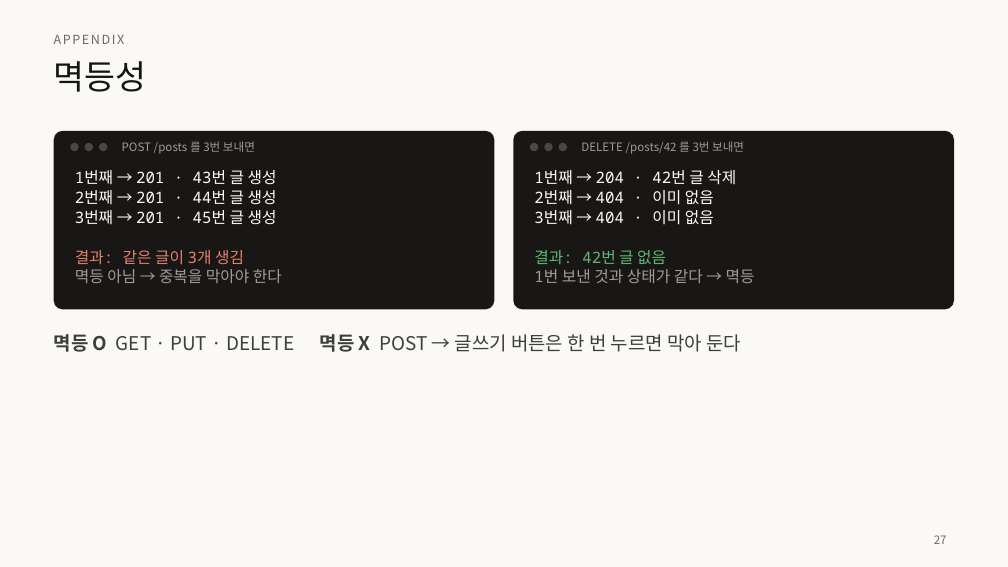
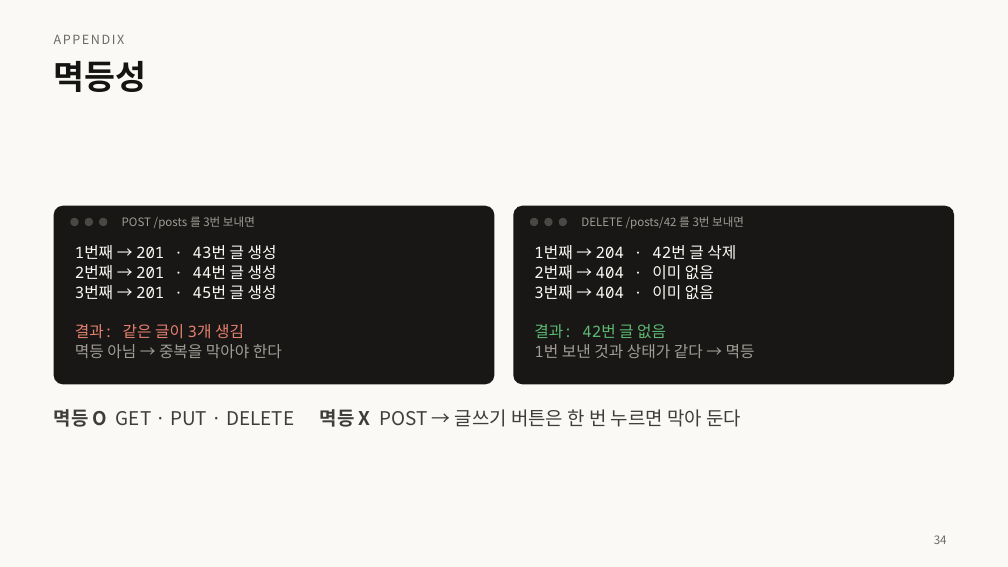
Before and after one commit to home-blog/docs-RESTful, a slide deck: slide 34 of 발표/RESTful-API-설계.pptx (slide 27 before the commit). Drawn at 1008x567 pixels with LibreOffice and Linux fonts; fonts in the diff are those of the drawing. Boxes give left, top, right and bottom in pixels: in the first picture for what was removed or moved away, otherwise in the second. Text is boxed around its words. In the diff, an @@ line names an element or a change of style, - is before the commit and + after.

```diff
--- a/발표/RESTful-API-설계.pptx
+++ b/발표/RESTful-API-설계.pptx
@@ title "멱등성" at [54, 61, 147, 92]: bold on @@
@@ 6 ellipses, 5 texts, 2 rounded rectangles: place and size @@
-6 ellipses, 5 texts, 2 rounded rectangles at [54, 131, 954, 352]
+6 ellipses, 5 texts, 2 rounded rectangles at [54, 206, 954, 427]
@@ page number at [934, 535, 947, 544]: text changed @@
-27
+34
```
Also in this commit, not shown: 32 other slides changed, 8 slides added, 1 slide removed, 10 other files.
